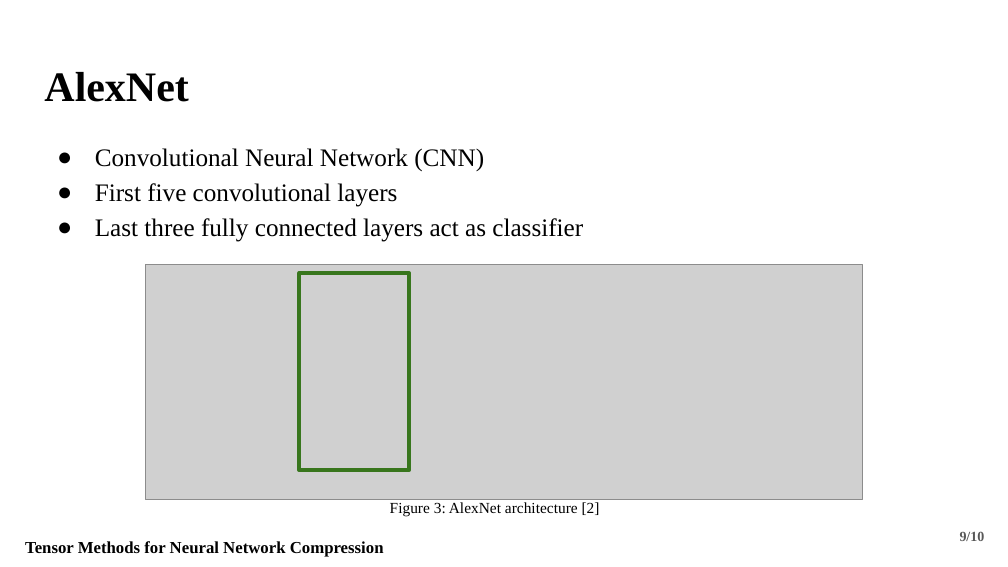
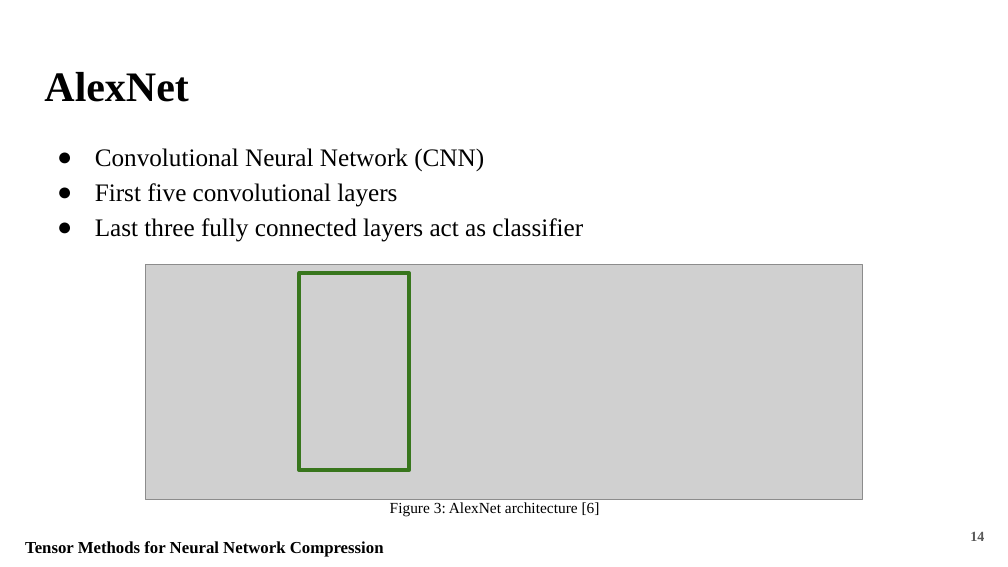
Before and after one commit to Fraunhofer-SCAI/canonical-cnn, a slide deck: slide 14 of Presentation/Fraunhofer_Presentation.pptx (slide 9 before the commit). Drawn at 1008x567 pixels with LibreOffice and Linux fonts; fonts in the diff are those of the drawing; grey boxes stand for pictures. Boxes give left, top, right and bottom in pixels: in the first picture for what was removed or moved away, otherwise in the second. Text is boxed around its words. In the diff, an @@ line names an element or a change of style, - is before the commit and + after.

```diff
--- a/Presentation/Fraunhofer_Presentation.pptx
+++ b/Presentation/Fraunhofer_Presentation.pptx
@@ text at (390, 502, 600, 516): text changed @@
-Figure 3: AlexNet architecture [2]
+Figure 3: AlexNet architecture [6]
@@ page number at (970, 532, 984, 541): text changed @@
-9/10
+14
```
Also in this commit, not shown: 8 other slides changed, 6 slides added, 1 other file.
